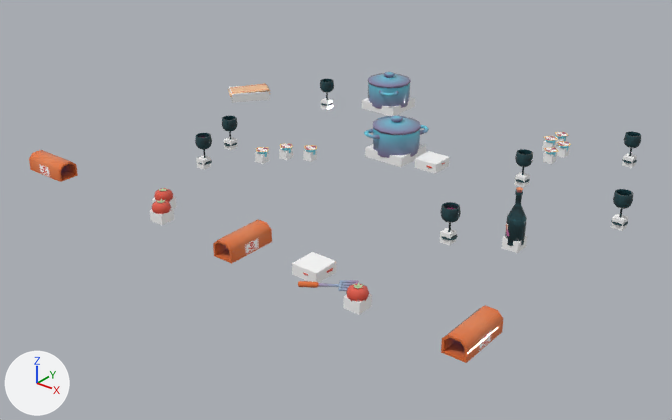
Before and after pictures for a commit that changed the OBJ model mge_v18_student_version/assets/mge/models/Levels/TableLevel/layer3.obj.
Before and after are seen from a camera (50 mm lens) standing at (48.4, -70.2, 36.5) and looking at (-3.0, -5.9, -3.4). Every picture has the same lights, and +X, +Y and +Z are marked at lower left. Where no turn or scale is listed for an object, it has been applied to the vertices. Vertices at the same position are counted once.

Names of what the first picture shows: 'layer3'.
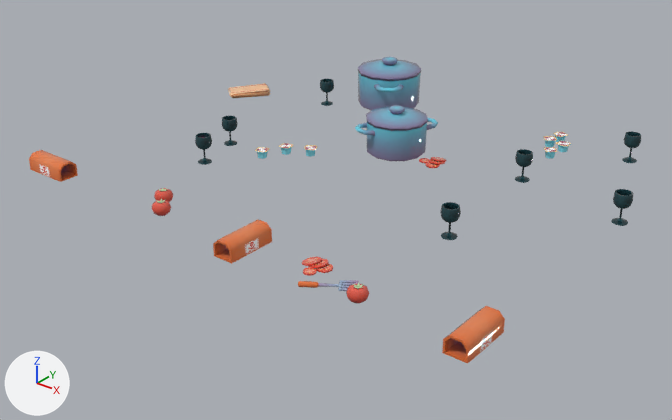
Changed parts and their boxes [x1, y1, x2, y2] in the pictures (672 x 420 px; the box of a moved part takes in the faces that stretch with it):
'layer3', reshaped
    before: [29, 72, 641, 363]
    after: [29, 57, 641, 364]
part 1 of me_layer3, moved or reshaped
    before: [304, 145, 317, 155]
    after: [304, 145, 317, 157]
part 2 of me_layer3, moved or reshaped
    before: [379, 90, 399, 96]
    after: [374, 84, 403, 92]
part 3 of me_layer3, moved or reshaped
    before: [368, 72, 411, 88]
    after: [358, 57, 421, 81]
part 4 of me_layer3, moved or reshaped
    before: [364, 129, 380, 139]
    after: [355, 123, 375, 136]
part 5 of me_layer3, moved or reshaped
    before: [420, 125, 429, 135]
    after: [427, 117, 438, 130]
part 6 of me_layer3, moved or reshaped
    before: [373, 115, 421, 135]
    after: [366, 105, 428, 131]
part 7 of me_layer3, moved or reshaped
    before: [441, 305, 503, 363]
    after: [442, 306, 505, 364]
part 8 of me_layer3, deleted
    before: [150, 86, 637, 315]
part 9 of me_layer3, moved or reshaped
    before: [255, 82, 426, 167]
    after: [255, 72, 427, 161]
part 10 of me_layer3, moved or reshaped
    before: [542, 132, 571, 164]
    after: [543, 132, 571, 159]
part 11 of me_layer3, deleted
    before: [443, 203, 459, 209]

Patch to the scene script:
```diff
--- a/mge_v18_student_version/assets/mge/models/Levels/TableLevel/layer3.obj.py
+++ b/mge_v18_student_version/assets/mge/models/Levels/TableLevel/layer3.obj.py
@@ me_layer3 @@
-me_layer3.from_pydata(...)  # 3353 vertices, 6314 faces; spans x -29.6..23.1, y -24.3..17.9, z -0.5..4.9
+me_layer3.from_pydata(...)  # 2972 vertices, 5656 faces; spans x -29.5..23.1, y -24.3..19.4, z -0.1..5.5
+# me_layer3 part 1: the loose piece of 32 vertices spanning x -9.5..-8.0, y -3.6..-2.1, z 0.0..0.8 is turned -12.4 degrees about the z axis through its middle, in mat_joghurt_3 (picture img_joghurt_png)
+# me_layer3 part 2: the loose piece of 72 vertices spanning x -11.5..-9.3, y 11.9..13.8, z 1.9..2.3 is scaled about its middle by 1.47, then moved by (0.6, -1.0, 1.0)
+# me_layer3 part 3: the loose piece of 98 vertices spanning x -14.2..-9.3, y 12.4..17.4, z 2.7..3.7 is scaled about its middle by 1.47, then moved by (0.0, 0.0, 1.5)
+# me_layer3 part 4: the loose piece of 72 vertices spanning x -5.0..-2.9, y 0.5..2.4, z 1.9..2.3 is scaled about its middle by 1.28, then moved by (-0.4, -0.6, 0.6)
+# me_layer3 part 5: the loose piece of 72 vertices spanning x -2.2..0.0, y 4.5..6.4, z 1.9..2.3 is scaled about its middle by 1.28, then moved by (0.4, 0.5, 0.6)
+# me_layer3 part 6: the loose piece of 98 vertices spanning x -5.0..-0.1, y 1.0..5.9, z 2.7..3.7 is scaled about its middle by 1.28, then moved by (0.0, 0.0, 0.9)
+# me_layer3 part 7: the loose piece of 24 vertices spanning x 20.9..22.9, y -24.3..-19.5, z 0.0..1.6 is moved by (0.1, 0.0, 0.0)
+# me_layer3 part 8: 18 loose pieces with 275 vertices, spanning x -29.6..22.7, y -23.3..17.2, z -0.5..4.9, are deleted
+# me_layer3 part 9: 13 vertices moved from x -13.0..-11.5, y -7.1..-5.6, z 0.0..0.8 to x -12.8..-11.5, y -7.1..-5.6, z 0.0..0.8; 190 vertices removed from x -14.2..-0.1, y -6.9..17.4, z -0.5..2.7; 166 vertices added at x -15.3..0.5, y -6.9..18.5, z 0.0..4.0
+# me_layer3 part 10: 45 vertices moved from x 8.7..11.7, y 11.2..17.3, z 0.0..0.8 to x 8.7..11.5, y 11.2..17.3, z 0.0..0.8; 94 vertices removed from x 8.6..11.7, y 11.2..17.3, z -0.5..0.8; 62 vertices added at x 8.8..11.5, y 11.2..17.0, z 0.0..0.8
+# me_layer3 part 11: 50 vertices removed from x 11.4..12.8, y -10.1..-8.7, z 1.5..2.4
 me_layer3.materials.append(mat_towel1)
-me_layer3.materials.append(mat_default_material)  # white #ffffff
 me_layer3.materials.append(mat_rattrap1)
 me_layer3.materials.append(mat_potlid1)
-me_layer3.materials.append(mat_winebottleinside1)  # picture img_winebottle_png
 me_layer3.materials.append(mat_tomato1)
@@ me_layer3 @@
 me_layer3.materials.append(mat_pot1)
-me_layer3.materials.append(mat_winebottleoutside)  # picture img_winebottle_png
 me_layer3.materials.append(mat_wineinside1)
@@ me_layer3 @@
 me_layer3.materials.append(mat_wineoutside2)
+me_layer3.materials.append(mat_joghurt_3)  # picture img_joghurt_png
+me_layer3.materials.append(mat_joghurt_1)  # picture img_joghurt_png
+me_layer3.materials.append(mat_joghurt_4)  # picture img_joghurt_png
+me_layer3.materials.append(mat_joghurt_5)  # picture img_joghurt_png
+me_layer3.materials.append(mat_joghurt_6)  # picture img_joghurt_png
+me_layer3.materials.append(mat_joghurt_7)  # picture img_joghurt_png
```
